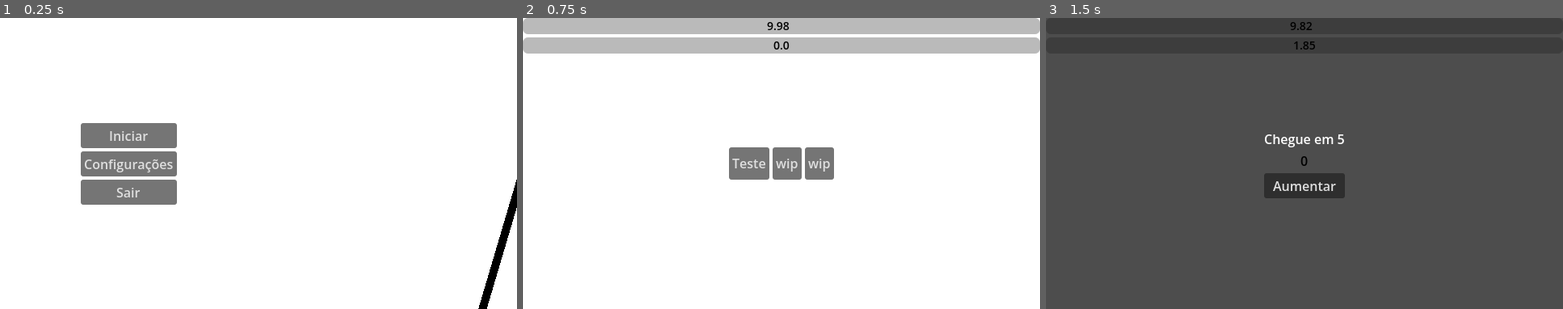
Above: before the commit, frames 1-3 (left to right).
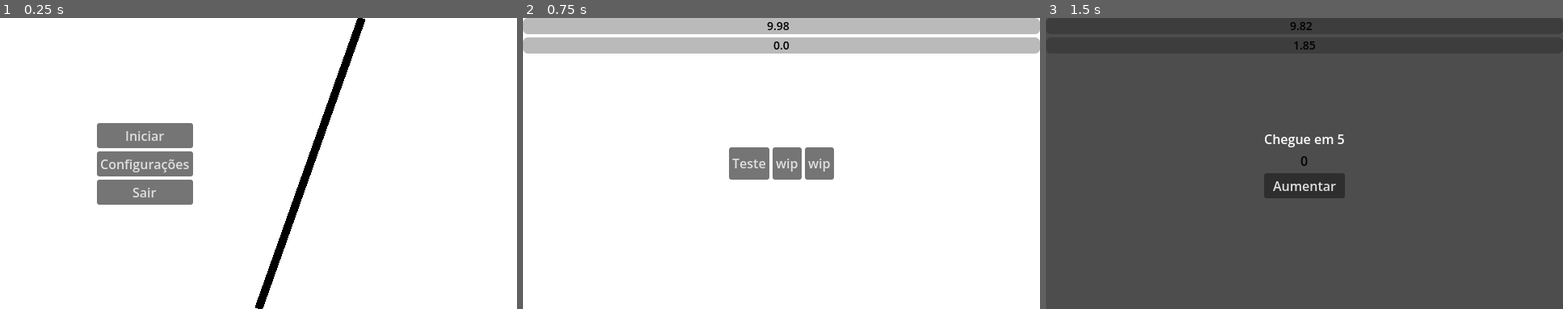
Above: after the commit, the same moments.

Repository: Magistratus-Studio/gmtk
Game: Godot game, scene res://Cenas/menu_inicial.tscn
Same seed, same stepped clock (60 frames per second), same inputs: the game is played once before the commit and once after it.
Inputs:
- Up to frame 1 (0.25 s): no input
- Up to frame 2 (0.75 s): click "Iniciar" at 0.5 s
- Up to frame 3 (1.5 s): click "Teste" at 1.25 s

The runs differ from the first frame. In frame 1, 4.5% of the frame differs, in the area x 15-100%, y 0-100%; in frame 2, nothing differs; in frame 3, nothing differs.

Commit message:
fix: posição tela inicial

Diff:
--- a/gmtk/Cenas/menu_inicial.tscn
+++ b/gmtk/Cenas/menu_inicial.tscn
@@ -24,10 +24,10 @@
 [node name="VBoxContainer" type="VBoxContainer" parent="." unique_id=1855859247]
 layout_mode = 1
 anchors_preset = -1
-anchor_left = 0.24869792
-anchor_top = 0.5007716
-anchor_right = 0.24869792
-anchor_bottom = 0.5007716
+anchor_left = 0.28046876
+anchor_top = 0.5013889
+anchor_right = 0.28046876
+anchor_bottom = 0.5013889
 offset_left = -59.5
 offset_top = -50.5
 offset_right = 59.5
@@ -52,7 +52,8 @@
 metadata/_edit_use_anchors_ = true
 
 [node name="Line2D" type="Line2D" parent="." unique_id=1076895337]
-points = PackedVector2Array(512, 648, 704, 0)
+position = Vector2(-8, 0)
+points = PackedVector2Array(328, 360, 456, 0)
 default_color = Color(0, 0, 0, 1)
 
 [connection signal="tree_exited" from="." to="." method="_on_tree_exited"]
